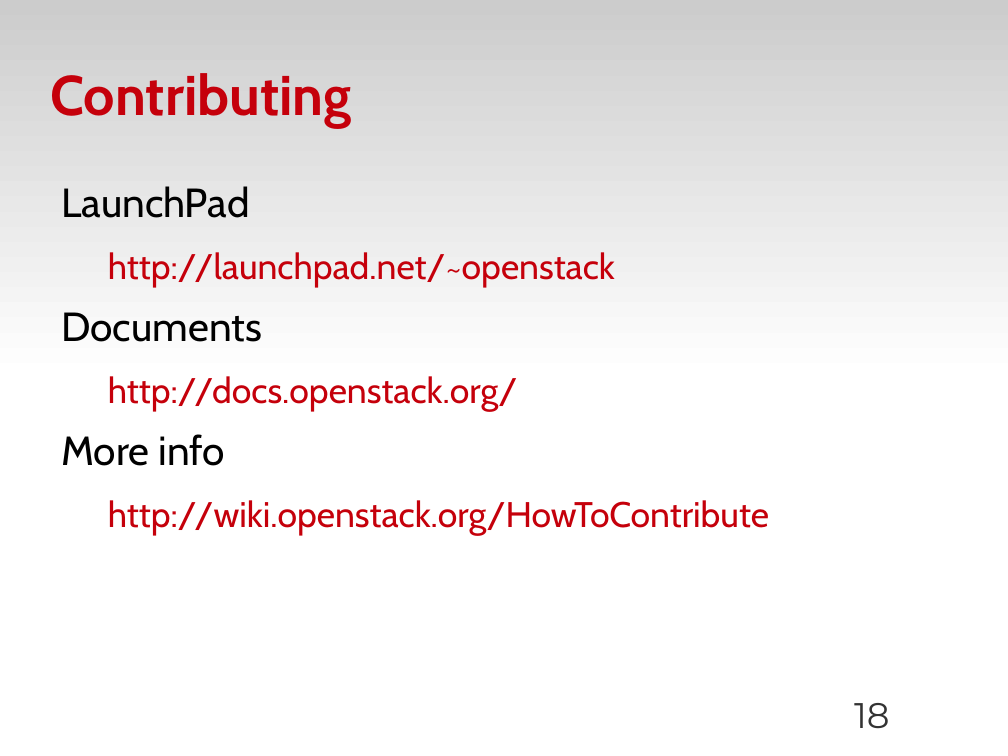
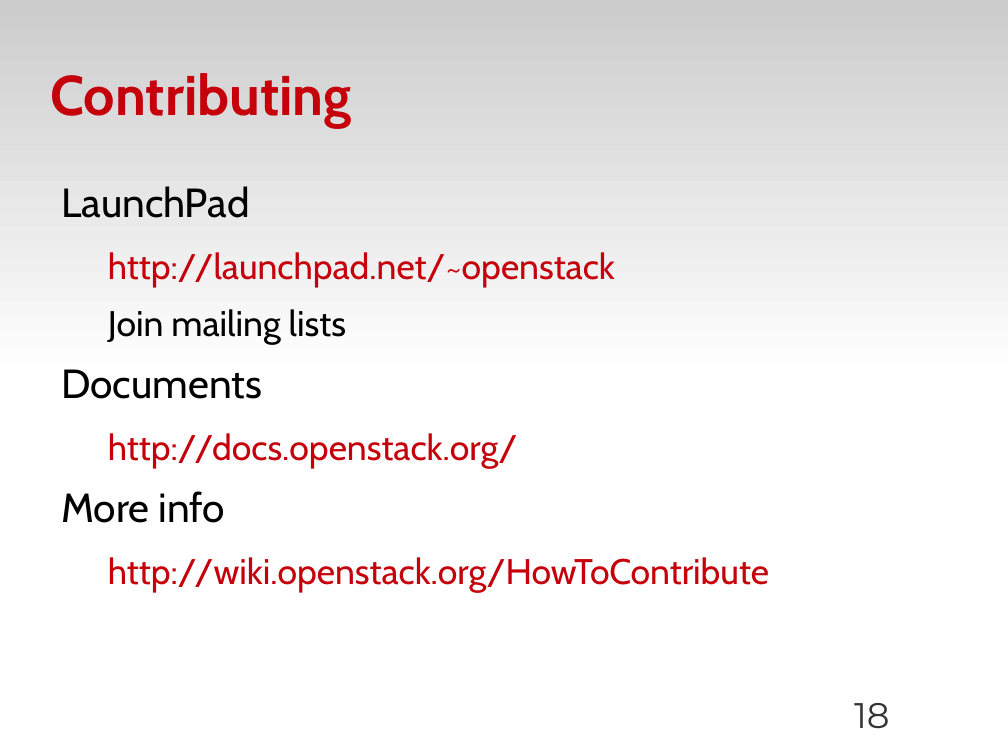
Before and after one commit to zyluo/talk-COSUG-2012, a slide deck: slide 18 of COSUG-2012-LZY.odp. Drawn at 1008x756 pixels with LibreOffice and Linux fonts; fonts in the diff are those of the drawing; background and template pictures are left out. Boxes give left, top, right and bottom in pixels: in the first picture for what was removed or moved away, otherwise in the second. Text is boxed around its words. In the diff, an @@ line names an element or a change of style, - is before the commit and + after.

```diff
--- a/COSUG-2012-LZY.odp
+++ b/COSUG-2012-LZY.odp
@@ text at [108,309,346,344]: paragraph added @@
+  Join mailing lists
```
Also in this commit, not shown: 9 other slides changed.
